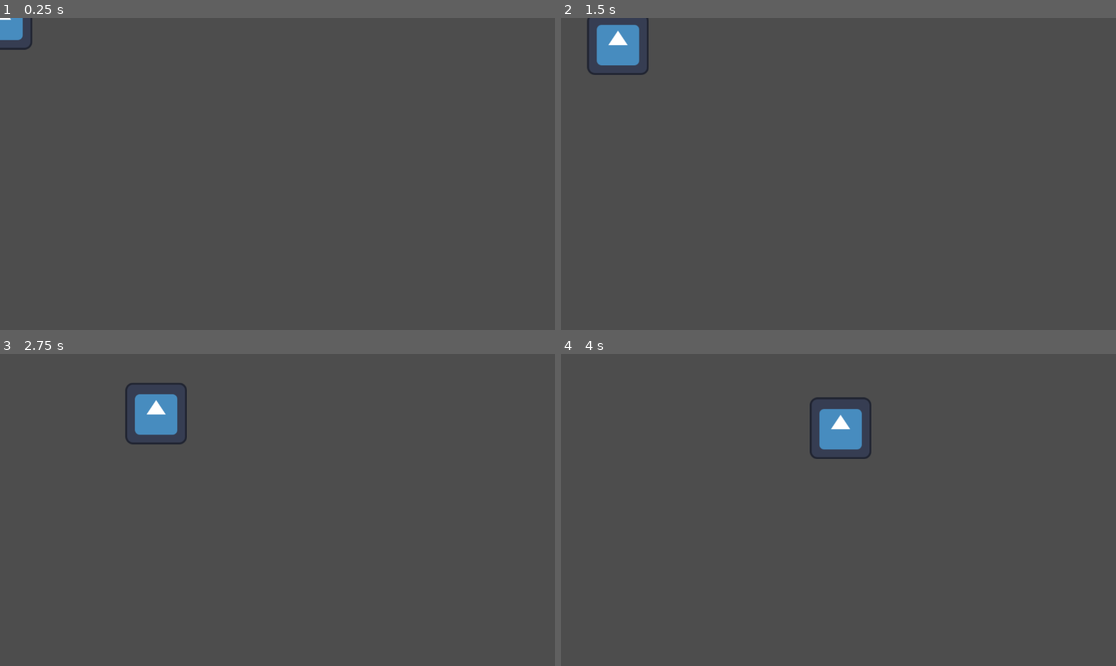
Above: before the commit, frames 1-4 (two rows, left to right).
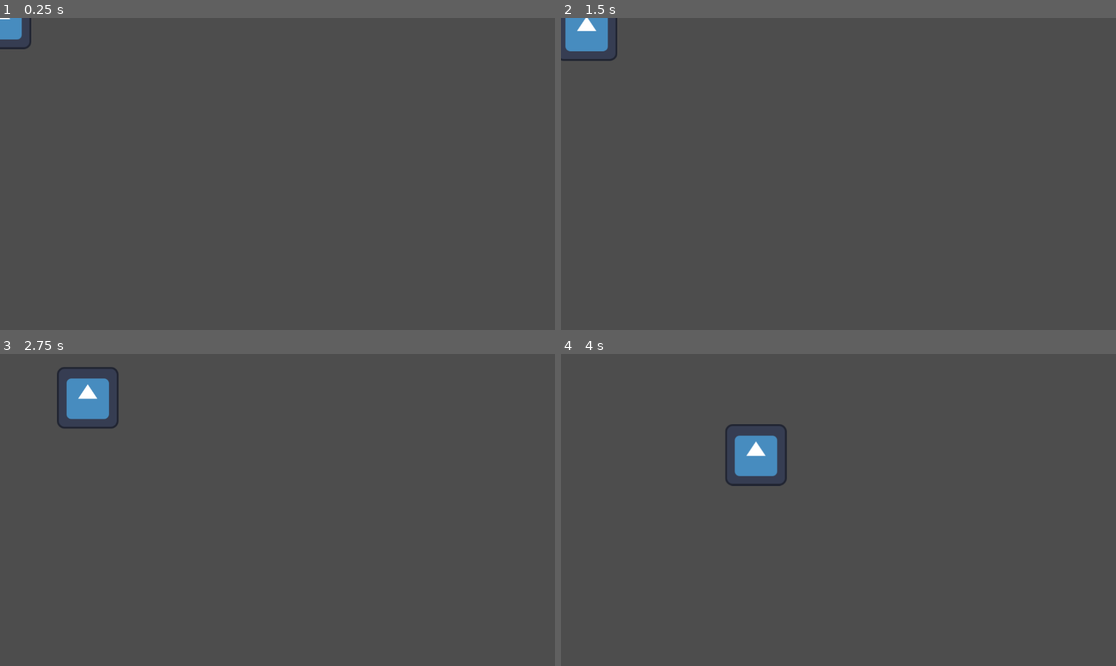
Above: after the commit, the same moments.

Repository: 3k2ng/mj160
Game: Godot game, scene res://scenes/shadow_moster.tscn
The game is run twice, just before and just after one commit, with the same random seed, the same clock (stepped at 60 frames per second) and the same inputs. The engine's default icon, where the game draws it, is replaced by a stand-in: a white triangle on a blue panel in a dark square.
Inputs (mouse positions are in pixels of both pictures, inside the frame that each line leads up to):
- Up to frame 1 (0.25 s): no input
- Up to frame 2 (1.5 s): move the mouse to (960, 158) at 0.52 s; move the mouse to (727, 189) at 1.27 s
- Up to frame 3 (2.75 s): move the mouse to (333, 441) at 2.02 s
- Up to frame 4 (4 s): move the mouse to (810, 572) at 2.77 s; move the mouse to (1005, 556) at 3.52 s

The runs differ from the first frame. In frame 1, less than 0.1% of the frame differs, in the area x 0-6%, y 0-11%; in frame 2, 1.7%; in frame 3, 2.6%; in frame 4, 2.6%, in the area x 29-56%, y 13-43%.

Commit message:
fixed steering
it's smoother now but still have to add timer mechanic so it gets faster as more time has passed

Diff:
--- a/scenes/shadow_moster.gd
+++ b/scenes/shadow_moster.gd
@@ -1,10 +1,8 @@
 extends CharacterBody2D
 
-
-const SPEED = 300.0
-const JUMP_VELOCITY = -400.0
-
-const R = 100.0
+const R = 130.0
+const k = 10.0
+const epsilon = 10.0
 
 # Get the gravity from the project settings to be synced with RigidBody nodes.
 var gravity = ProjectSettings.get_setting("physics/2d/default_gravity")
@@ -12,15 +10,12 @@
 var stage = 0
 var acceleration = Vector2(0,0)
 
-var k = 10.0
 var x_0
-var prev_C = Vector2(0,0)
-var C_static
+var C_static = Vector2(0,0)
+var timer = 0.0
+var last_launch = -15.0
 
-var epsilon = 10.0
 
-var timer = 0.0
-var last_launch = 0.0
 func exponent(b, x):
 	var result = 1
 	while x > 0:
@@ -41,16 +36,12 @@
 
 	var C = get_viewport().get_mouse_position()
 
-
-	#C = Vector2(100,150)
-	#position = Vector2(0,0)
-
-	print(stage)
+	#print(stage)
 	#print("v:")
 	#print(velocity)
 	#print("a:")
 	#print(acceleration)
-	print("r:")
+	#print("r:")
 	if(stage < 2):
 		print(length(position - C))
 	else:
@@ -59,45 +50,63 @@
 	# finding the circle
 	if stage == 0:
 
-		var u = C - position
+		var u = position - C
 		var d = sqrt(dot(u,u) + R*R)
-		var alpha = atan2(u.y,u.x)
+		var alpha = atan2(-u.y,-u.x)
 		var beta = atan2(R,length(u))
 		var theta = alpha - beta
-		if(C != prev_C):
-			x_0 = Vector2(position.x + d * cos(theta), position.y + d * sin(theta))
 
-		acceleration = (2*(C - position))/(5*5)
+		acceleration = -2*(position - C - velocity * 8.0)/(8.0*8.0)
 		#steering
-		if length(position - C) < 4*R and length(position - C) > R + epsilon and dot(velocity, u) > 0:
-			var n = normalize(C - position)
+		if length(u) < 3.5*R and length(u) > R + epsilon and dot(velocity, u) < 0:
+			if(length(u) > 2*R):
+				velocity += acceleration * delta
+
 			var unit_v = normalize(velocity)
-			var unit_a_c = normalize(n - dot(n,unit_v) * unit_v)
+			var n = normalize(position - C)
 
-			var r = (dot(u,u) - exponent(R + epsilon, 2))/(2*(R + epsilon - dot(u,unit_a_c)))
-			acceleration = dot(velocity, velocity)/r * unit_a_c
-			acceleration = acceleration - dot(acceleration, unit_v)*unit_v
+			var b = dot(2*unit_v, n)
+			var c = dot(n,n) - exponent(R, 2)
 
-		elif length(position - C) > 5 * R && dot(u,velocity) < 0:
-			acceleration += -(velocity + acceleration * delta)/5
+			if b*b - 4*c > 0:
+				acceleration = Vector2(0,0)
+				var unit_a_c = normalize(n - dot(n,unit_v) * unit_v)
+				unit_a_c = normalize(unit_a_c - dot(unit_a_c, unit_v)*unit_v)
 
-		elif length(position - C) < R + 1.1* epsilon:
+				var r = (dot(u,u) - exponent(R + epsilon, 2))/(2.0*(R + epsilon - dot(u,unit_a_c)))
+				acceleration += dot(velocity, velocity)/r * unit_a_c
+				#acceleration = length(acceleration) * normalize(unit_a_c - dot(unit_v, unit_a_c) * unit_v)
+
+
+			else:
+				if(length(u) > 2*R):
+					velocity -= acceleration * delta
+
+
+		elif length(position - C) > 7 * R && dot(u,velocity) > 0:
+			acceleration -= 5.0 * (velocity + acceleration * delta)
+
+		elif length(position - C) <= R + 2*epsilon:
 			stage = 1
-			u = x_0 - C
-			x_0 = C + normalize(u) * R
-			velocity = velocity - dot(normalize(u), velocity)*normalize(u)
+			position = C + normalize(position - C) * R
+			velocity = velocity - length(velocity)*dot(normalize(-u), normalize(velocity))*normalize(-u)
+			acceleration = length(velocity)*length(velocity)/R * normalize(-u)
 
 
 	elif(stage == 1):
-		position = C + normalize(position - C) * R
-		#acceleration = dot(velocity, velocity)/R * normalize(position - C)
-		if timer - last_launch > 5.0:
+		var N = normalize(position - C)
+		var T = normalize(velocity)
+		position = C + N * R
+		acceleration = -4*N
+		velocity = velocity - length(velocity)*dot(N, normalize(velocity))*N
+		if timer - last_launch > 10.0:
 			stage = 2
-			C_static = C
 			x_0 = position
 			velocity = Vector2(0,0)
 
 	elif stage == 2 or stage == 3:
+		if stage == 2:
+			C_static = C
 		var T = normalize(Vector2((x_0 - C_static).y, (C_static - x_0).x))
 		var N = normalize(x_0 - C_static)
 		var a = C_static + R * T
@@ -111,7 +120,7 @@
 
 		if(stage == 2):
 			acceleration = Vector2(0,0)
-			velocity = N * 1.0 *(2* R + epsilon - length(position - C_static))
+			velocity = N * 1.0 *(2 * R + epsilon - length(position - C_static))
 
 			if length(position - C_static) > 2*R:
 				stage = 3
@@ -119,28 +128,22 @@
 			acceleration = F_sa + F_sb
 			acceleration = dot(acceleration, -N) * -N
 
-			print(acceleration)
-			print(velocity)
 			if dot(-N, acceleration) <= 0 and length(position - C_static) < R:
 				acceleration = Vector2(0,0)
 				stage = 4
 				last_launch = timer
 
 	elif(stage == 4):
-		print(timer)
-		print(last_launch)
-		if length(position - C) > 5 * R && dot(position - C,velocity) > 0:
-			acceleration = -(velocity + acceleration * delta)
+		if length(position - C_static) > 5 * R && dot(position - C_static,velocity) > 0:
+			acceleration = -5.0*(velocity + acceleration * delta)
 
-		if timer - last_launch > 1.0:
-
+		if timer - last_launch > 1.7:
 			stage = 0
 
 
 	velocity += acceleration * delta
 	position += velocity * delta
 	timer += delta
-	prev_C = C
 
-	print("\n")
+	#print("\n")
 	move_and_slide()
